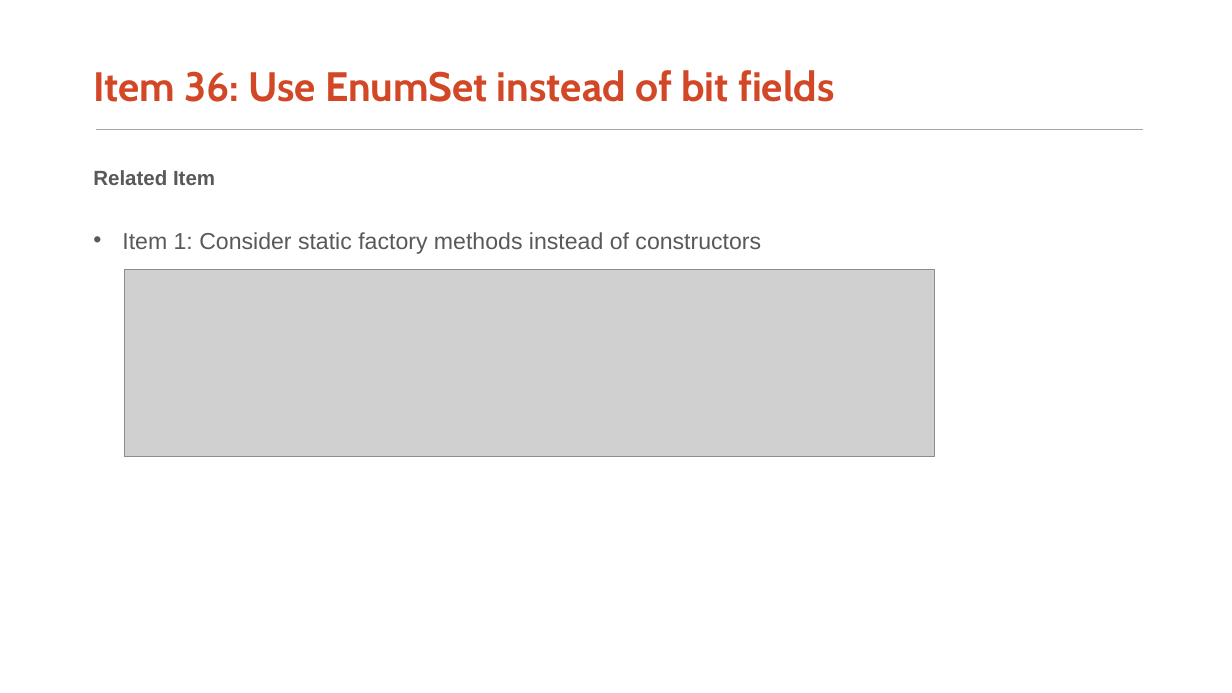
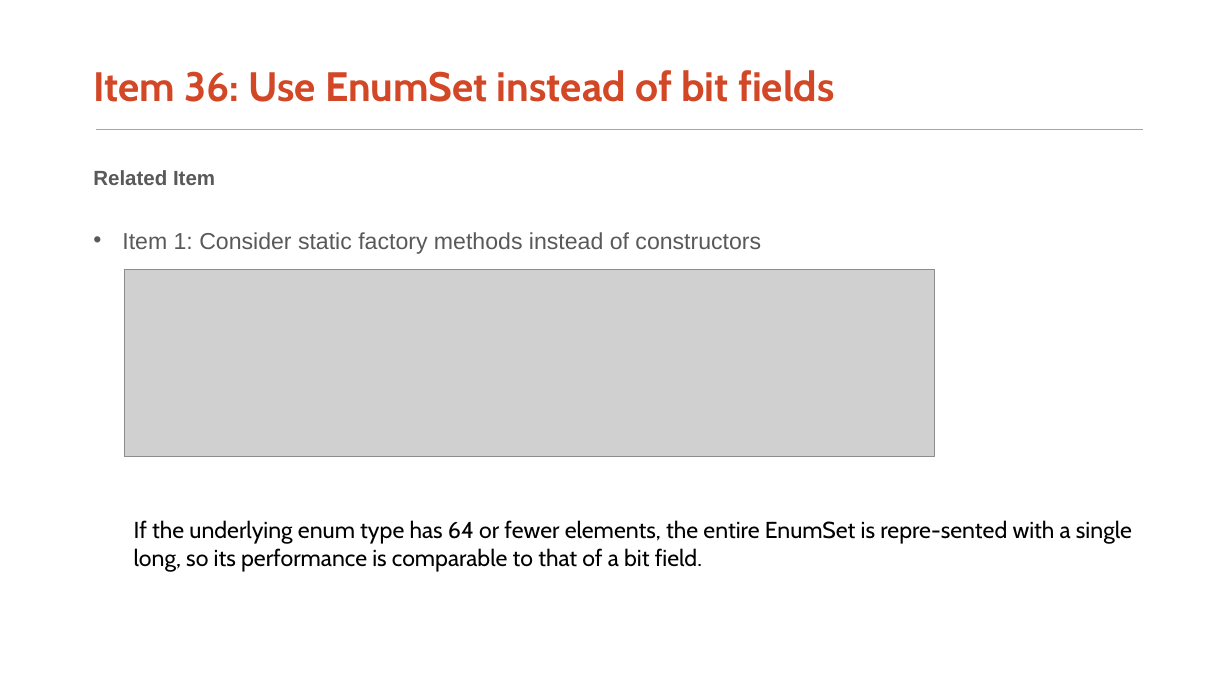
Before and after one commit to AlphaWang/alpha-effective-java-3e, a slide deck: slide 11 of 6_enums_and_annotations/EffectiveJava3rd_Chapter6.pptx (slide 12 before the commit). Drawn at 1232x693 pixels with LibreOffice and Linux fonts; fonts in the diff are those of the drawing; grey boxes stand for pictures. Boxes give left, top, right and bottom in pixels: in the first picture for what was removed or moved away, otherwise in the second. Text is boxed around its words. In the diff, an @@ line names an element or a change of style, - is before the commit and + after.

```diff
--- a/6_enums_and_annotations/EffectiveJava3rd_Chapter6.pptx
+++ b/6_enums_and_annotations/EffectiveJava3rd_Chapter6.pptx
@@ text added at (x1=134, y1=520, x2=1132, y2=572), 18 pt, text #000000 @@
+If the underlying enum type has 64 or fewer elements, the entire EnumSet is repre-sented with a single long, so its performance is comparable to that of a bit field.
```
Also in this commit, not shown: 5 other slides changed, 1 slide removed, 4 other files.
